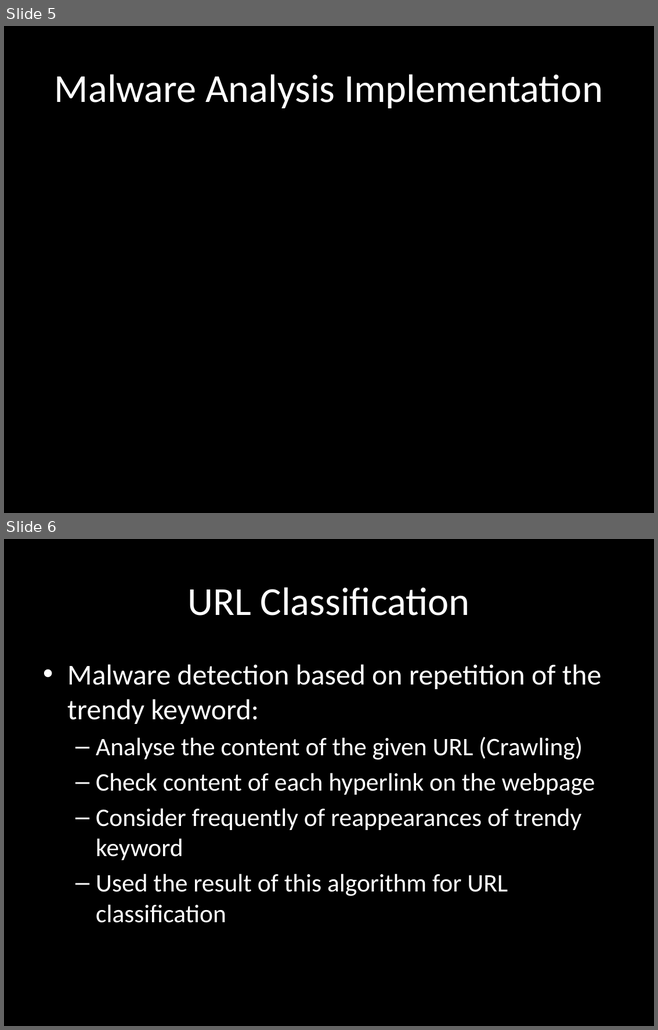
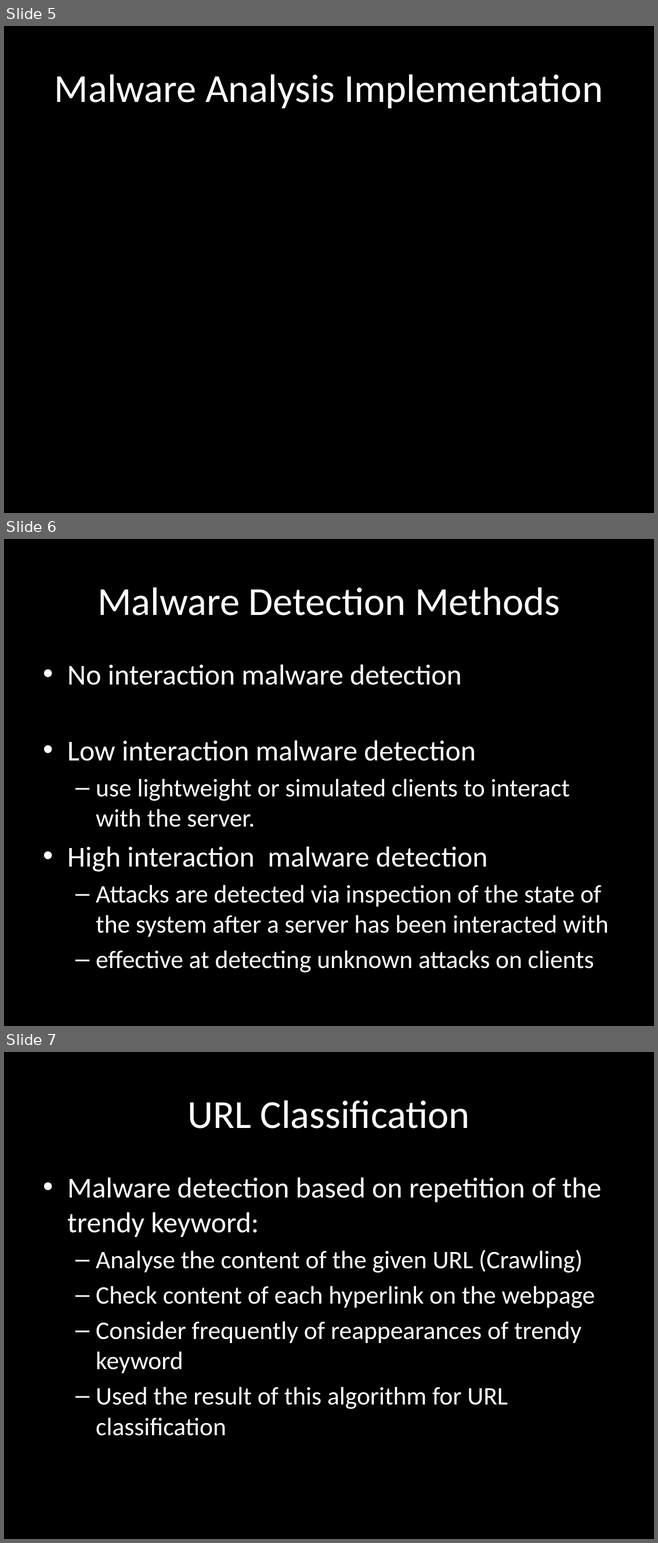
Before and after one commit to chrissorchard/malucrawl, a slide deck: doc/pres2/wk8-progress.pptx. Shown one above the other, each under a label of ours: slides 5 and 6 before the commit, slides 5, 6 and 7 after it. The pictures are 658x1030 and 658x1543 pixels, drawn with LibreOffice and Linux fonts; fonts in the diff are those of the drawing; background and template pictures are left out. Boxes give left, top, right and bottom in pixels: in the first picture for what was removed or moved away, otherwise in the second. Text is boxed around its words. In the diff, an @@ line names an element or a change of style, - is before the commit and + after.

```diff
--- a/doc/pres2/wk8-progress.pptx
+++ b/doc/pres2/wk8-progress.pptx
@@ slide 6 added at [4, 539, 654, 1026], background picture (left out) @@
@@ title added at [97, 587, 560, 616], 44 pt, text #FFFFFF @@
+Malware Detection Methods
@@ text added at [67, 664, 608, 973], 28 pt, text #FFFFFF @@
+• No interaction malware detection
+• Low interaction malware detection
+  – use lightweight or simulated clients to interact with the server.
+• High interaction malware detection
+  – Attacks are detected via inspection of the state of the system after a server has been interacted with
+  – effective at detecting unknown attacks on clients
@@ what was slide 6 is now slide 7 @@
```
Also in this commit, not shown: 3 slides changed, 2 other slides added, 1 slide removed.
